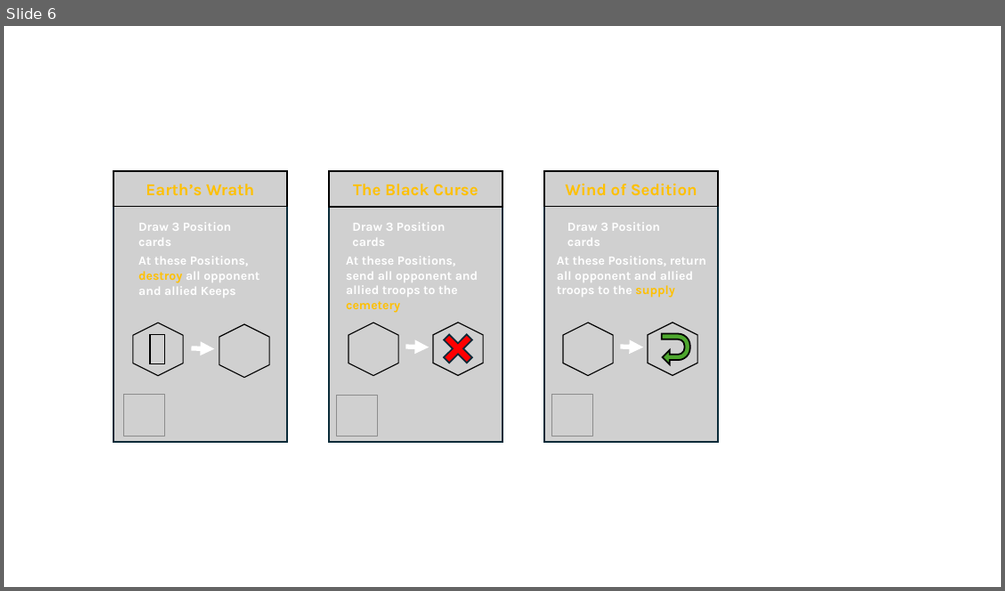
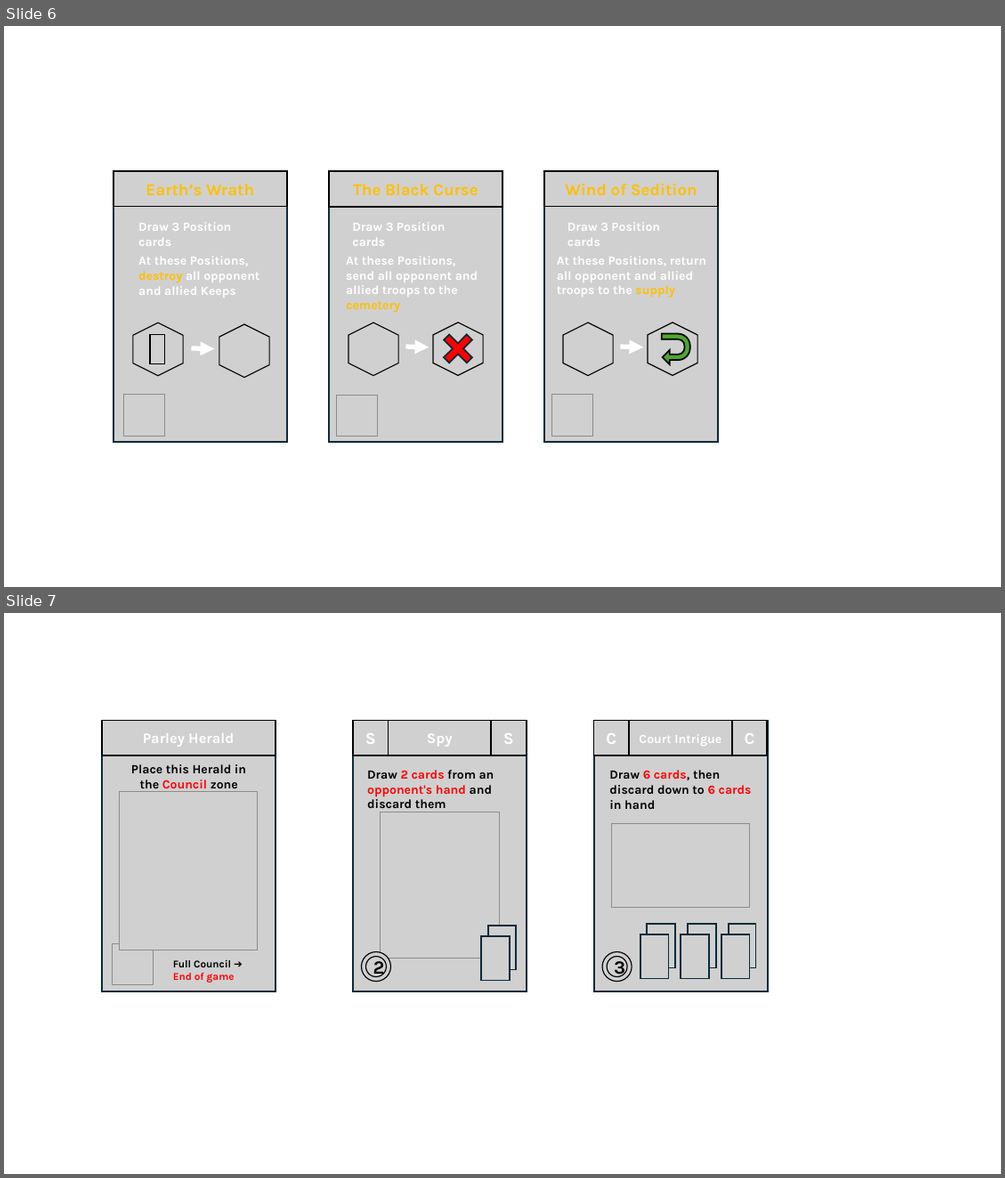
Before and after one commit to LucasBorboleta/Terre-de-Barons, a slide deck: pictures/Deck-en/Deck-en.pptx. Shown one above the other, each under a label of ours: slide 6 before the commit, slides 6 and 7 after it. The pictures are 1005x591 and 1005x1178 pixels, drawn with LibreOffice and Linux fonts; fonts in the diff are those of the drawing; grey boxes stand for pictures; background and template pictures are left out. Boxes give left, top, right and bottom in pixels: in the first picture for what was removed or moved away, otherwise in the second. Text is boxed around its words. In the diff, an @@ line names an element or a change of style, - is before the commit and + after.

```diff
--- a/pictures/Deck-en/Deck-en.pptx
+++ b/pictures/Deck-en/Deck-en.pptx
@@ slide 7 added at bbox=[4, 613, 1001, 1174], background #FFFFFF @@
@@ group added at bbox=[594, 721, 768, 991]: 12 pictures, 1 text @@
+Court Intrigue
+3
+Draw 6 cards, then discard down to 6 cards in hand
+C
+C
@@ group added at bbox=[102, 721, 275, 991]: 4 pictures, 2 texts @@
+Parley Herald
+Place this Herald in the Council zone
+Full Council ➔ End of game
@@ group added at bbox=[353, 721, 526, 991]: 8 pictures, 1 text @@
+Spy
+2
+Draw 2 cards from an opponent's hand and discard them
+S
+S
```
Also in this commit, not shown: 1 slide changed, 3 other files.
